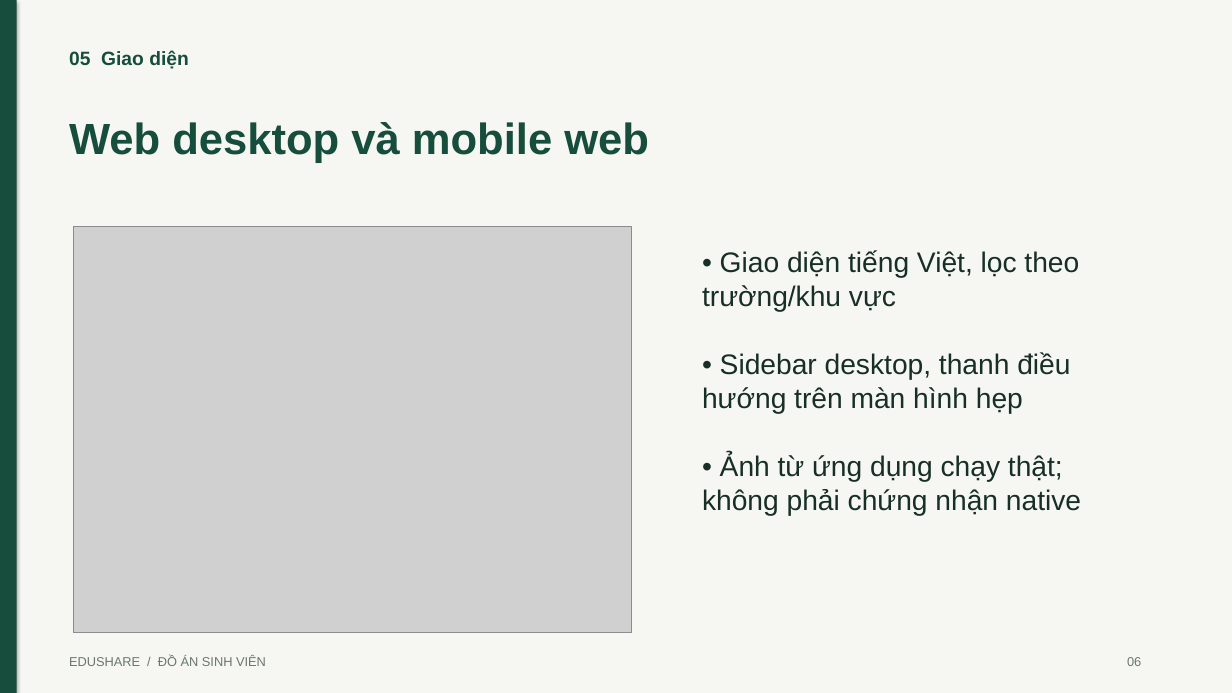
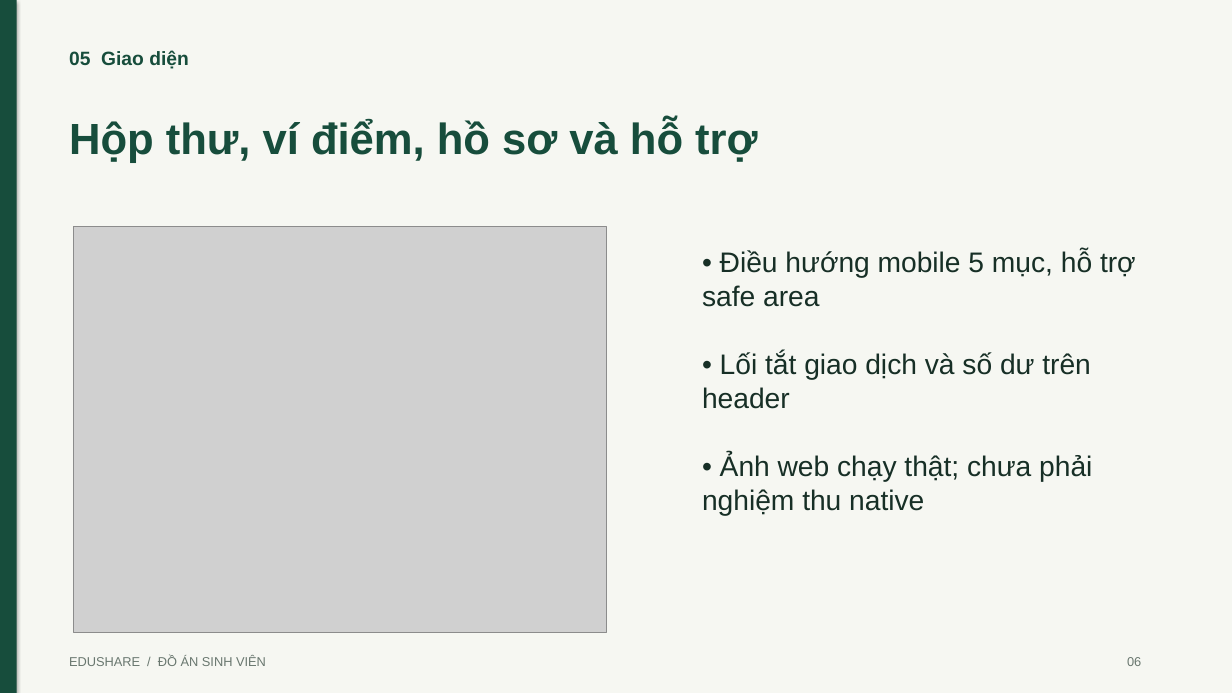
Before and after one commit to TanTai08/AppEduShare, a slide deck: slide 6 of docs/EduShare_Thuyet_Trinh.pptx. Drawn at 1232x693 pixels with LibreOffice and Linux fonts; fonts in the diff are those of the drawing; grey boxes stand for pictures. Boxes give left, top, right and bottom in pixels: in the first picture for what was removed or moved away, otherwise in the second. Text is boxed around its words. In the diff, an @@ line names an element or a change of style, - is before the commit and + after.

```diff
--- a/docs/EduShare_Thuyet_Trinh.pptx
+++ b/docs/EduShare_Thuyet_Trinh.pptx
@@ text at box(69, 119, 757, 163): text changed @@
-Web desktop và mobile web
+Hộp thư, ví điểm, hồ sơ và hỗ trợ
@@ picture: place and size @@
-picture at box(74, 226, 631, 633)
+picture at box(74, 226, 606, 633)
@@ text at box(702, 250, 1136, 516): text changed @@
-• Giao diện tiếng Việt, lọc theo trường/khu vực
-• Sidebar desktop, thanh điều hướng trên màn hình hẹp
-• Ảnh từ ứng dụng chạy thật; không phải chứng nhận native
+• Điều hướng mobile 5 mục, hỗ trợ safe area
+• Lối tắt giao dịch và số dư trên header
+• Ảnh web chạy thật; chưa phải nghiệm thu native
```
Also in this commit, not shown: 11 other slides changed, 49 other files.
